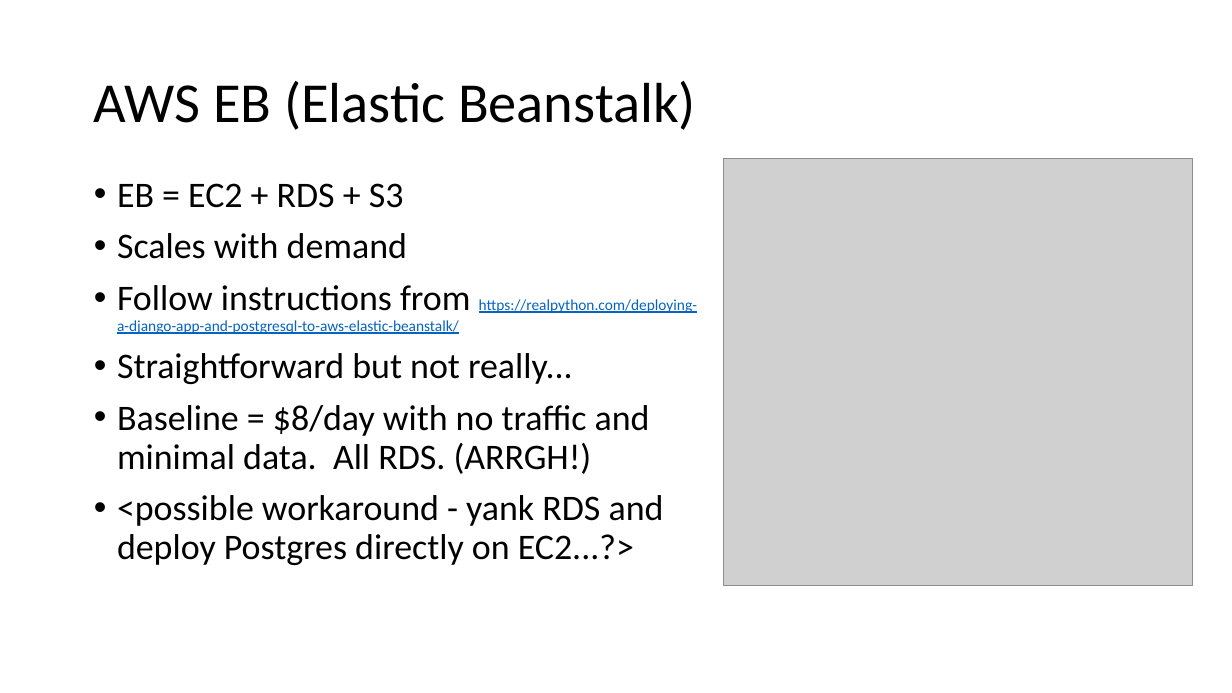
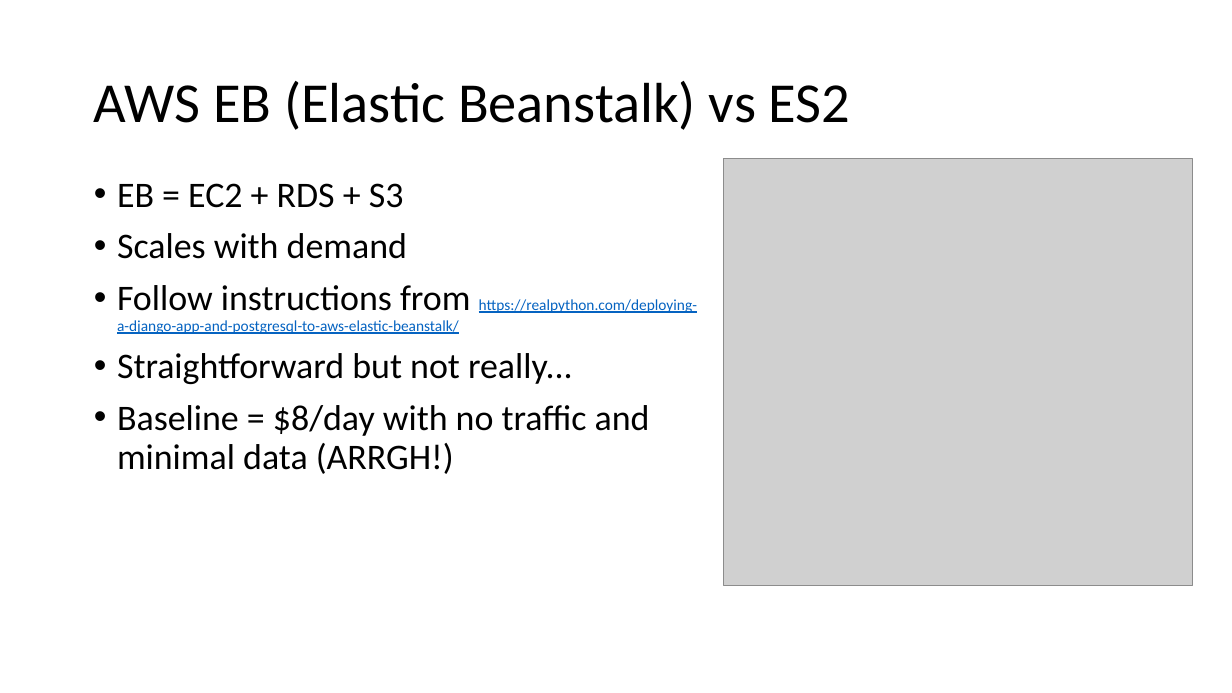
Before and after one commit to cwinsor/django_103_plasticc_and_ux, a slide deck: slide 34 of presentation.pptx (slide 23 before the commit). Drawn at 1232x693 pixels with LibreOffice and Linux fonts; fonts in the diff are those of the drawing; grey boxes stand for pictures. Boxes give left, top, right and bottom in pixels: in the first picture for what was removed or moved away, otherwise in the second. Text is boxed around its words. In the diff, an @@ line names an element or a change of style, - is before the commit and + after.

```diff
--- a/presentation.pptx
+++ b/presentation.pptx
@@ title at bbox=[94, 81, 851, 130]: text changed @@
-AWS EB (Elastic Beanstalk)
+AWS EB (Elastic Beanstalk) vs ES2
@@ text at bbox=[117, 405, 650, 474]: text changed @@
-• Baseline = $8/day with no traffic and minimal data. All RDS. (ARRGH!)
-• <possible workaround - yank RDS and deploy Postgres directly on EC2...?>
+• Baseline = $8/day with no traffic and minimal data (ARRGH!)
```
Also in this commit, not shown: 17 other slides changed, 16 slides added, 3 slides removed, 4 other files.
